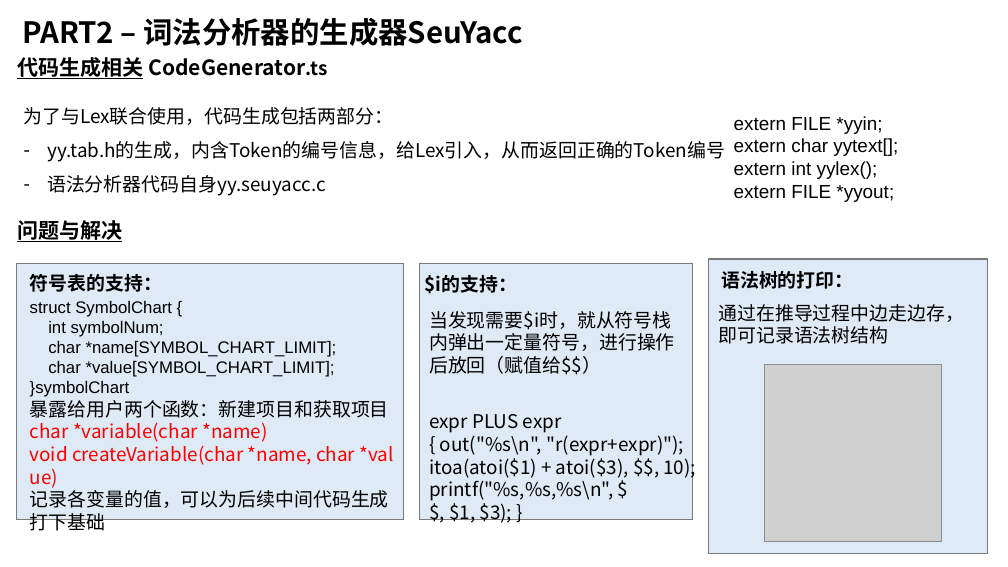
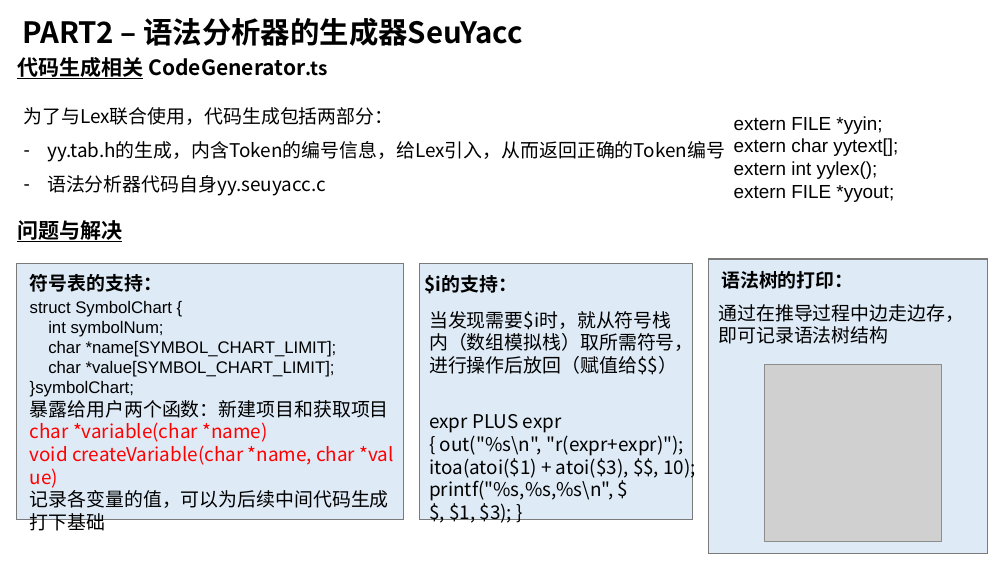
Before and after one commit to z0gSh1u/seu-lex-yacc, a slide deck: slide 19 of doc/答辩Slides.pptx. Drawn at 1008x567 pixels with LibreOffice and Linux fonts; fonts in the diff are those of the drawing; grey boxes stand for pictures. Boxes give left, top, right and bottom in pixels: in the first picture for what was removed or moved away, otherwise in the second. Text is boxed around its words. In the diff, an @@ line names an element or a change of style, - is before the commit and + after.

```diff
--- a/doc/答辩Slides.pptx
+++ b/doc/答辩Slides.pptx
@@ text at (22, 18, 523, 46): text changed @@
-PART2 – 词法分析器的生成器SeuYacc
+PART2 – 语法分析器的生成器SeuYacc
@@ text at (429, 311, 694, 375): text changed @@
-当发现需要$i时，就从符号栈内弹出一定量符号，进行操作后放回（赋值给$$）
+当发现需要$i时，就从符号栈内（数组模拟栈）取所需符号，进行操作后放回（赋值给$$）
@@ text at (30, 381, 134, 397): text changed @@
-}symbolChart
+}symbolChart;
```
Also in this commit, not shown: 7 other slides changed, 12 other files.
